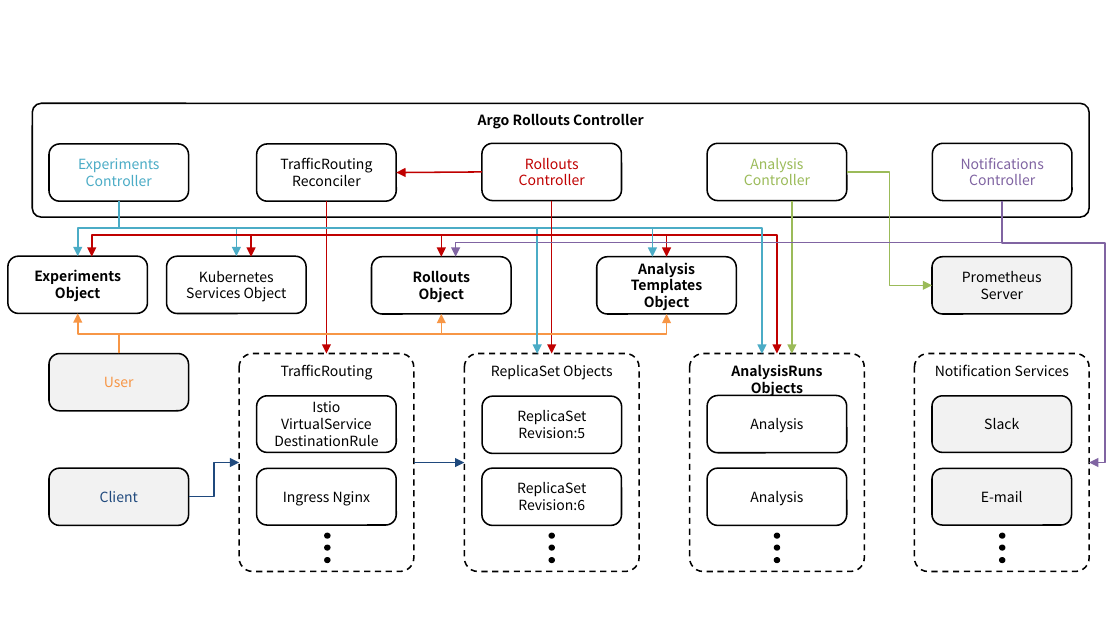
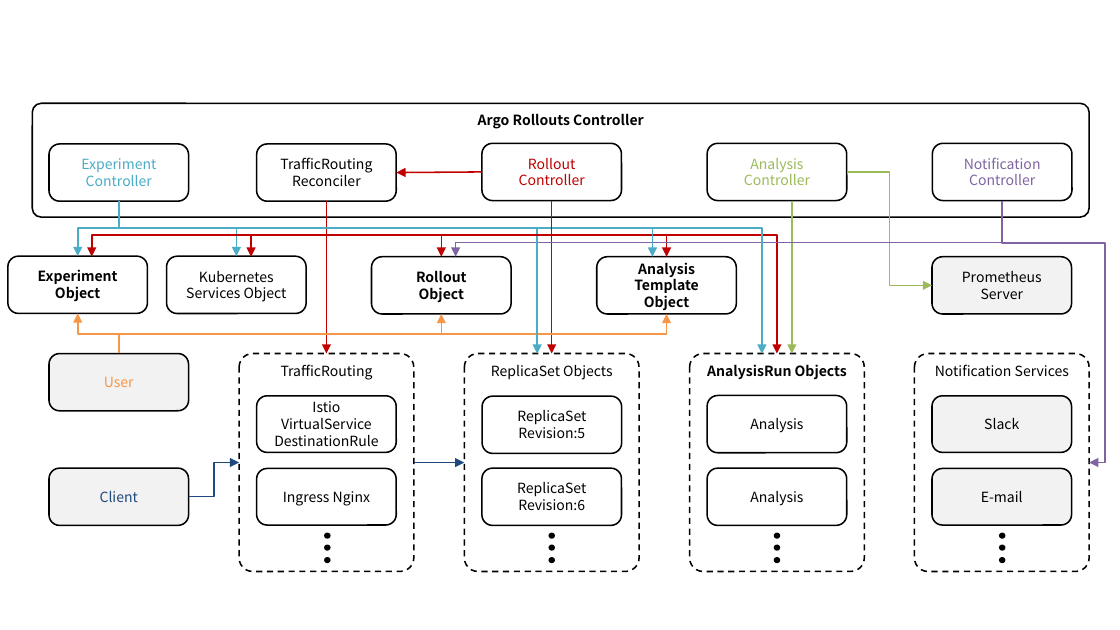
Before and after one commit to ssup2/blog-software, a slide deck: slide 1 of content/docs/theory-analysis/argo-rollouts/images/images.pptx. Drawn at 1120x630 pixels with LibreOffice and Linux fonts; fonts in the diff are those of the drawing. Boxes give left, top, right and bottom in pixels: in the first picture for what was removed or moved away, otherwise in the second. Text is boxed around its words. In the diff, an @@ line names an element or a change of style, - is before the commit and + after.

```diff
--- a/content/docs/theory-analysis/argo-rollouts/images/images.pptx
+++ b/content/docs/theory-analysis/argo-rollouts/images/images.pptx
@@ text in rounded rectangle at (81, 158, 156, 186): text changed @@
-Experiments Controller
+Experiment Controller
@@ text in rounded rectangle at (528, 158, 575, 169): text changed @@
-Rollouts
+Rollout
@@ text in rounded rectangle at (964, 157, 1041, 169): text changed @@
-Notifications
+Notification
@@ text in rounded rectangle at (38, 269, 118, 284): text changed @@
-Experiments
+Experiment
@@ text in rounded rectangle at (416, 270, 467, 282): text changed @@
-Rollouts
+Rollout
@@ text in rounded rectangle at (634, 278, 699, 293): text changed @@
-Templates
+Template
@@ text in rounded rectangle at (707, 364, 847, 379): text changed @@
-AnalysisRuns Objects
+AnalysisRun Objects
```
Also in this commit, not shown: 3 other slides changed, 6 slides added, 1 other file.
